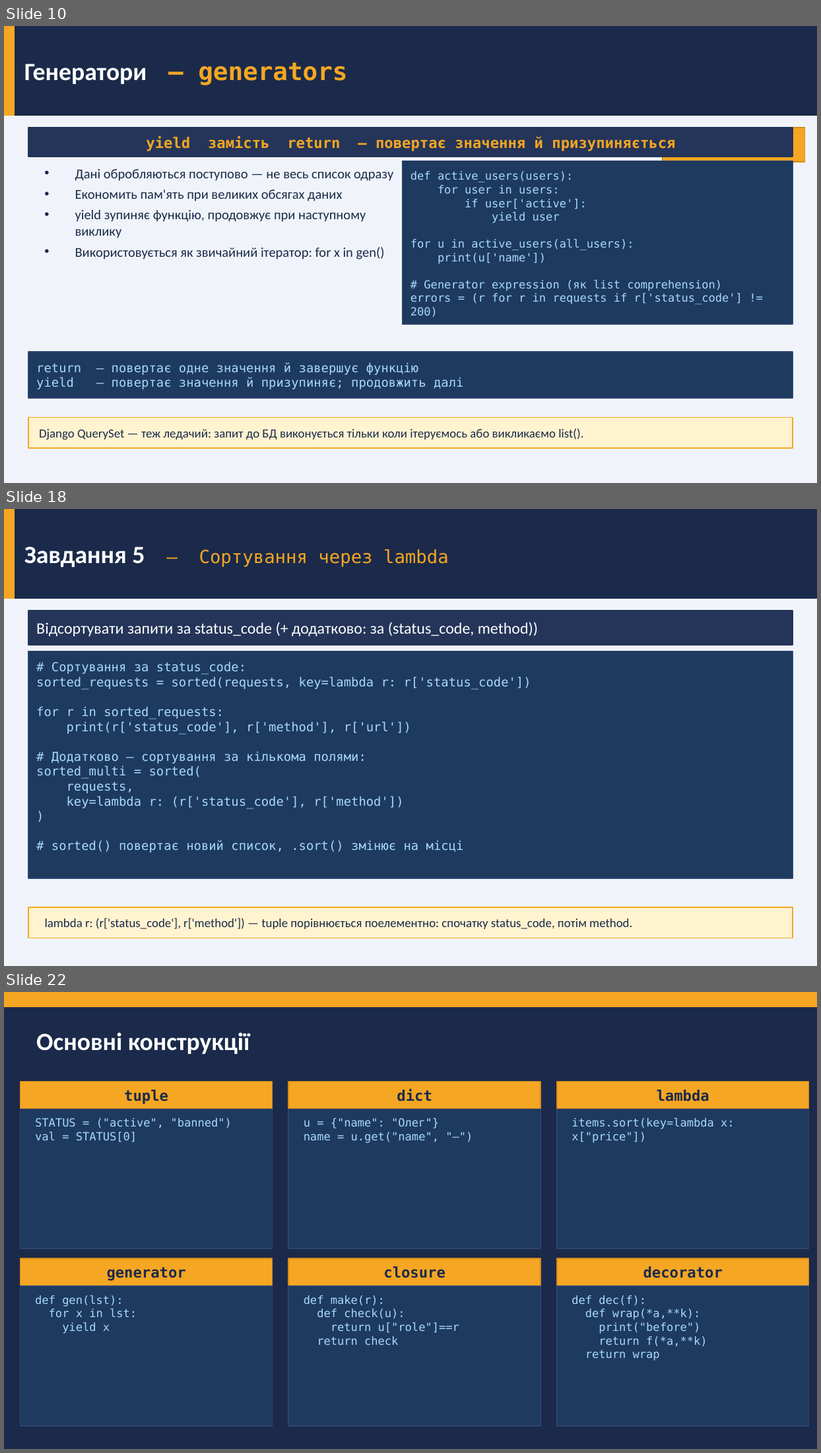
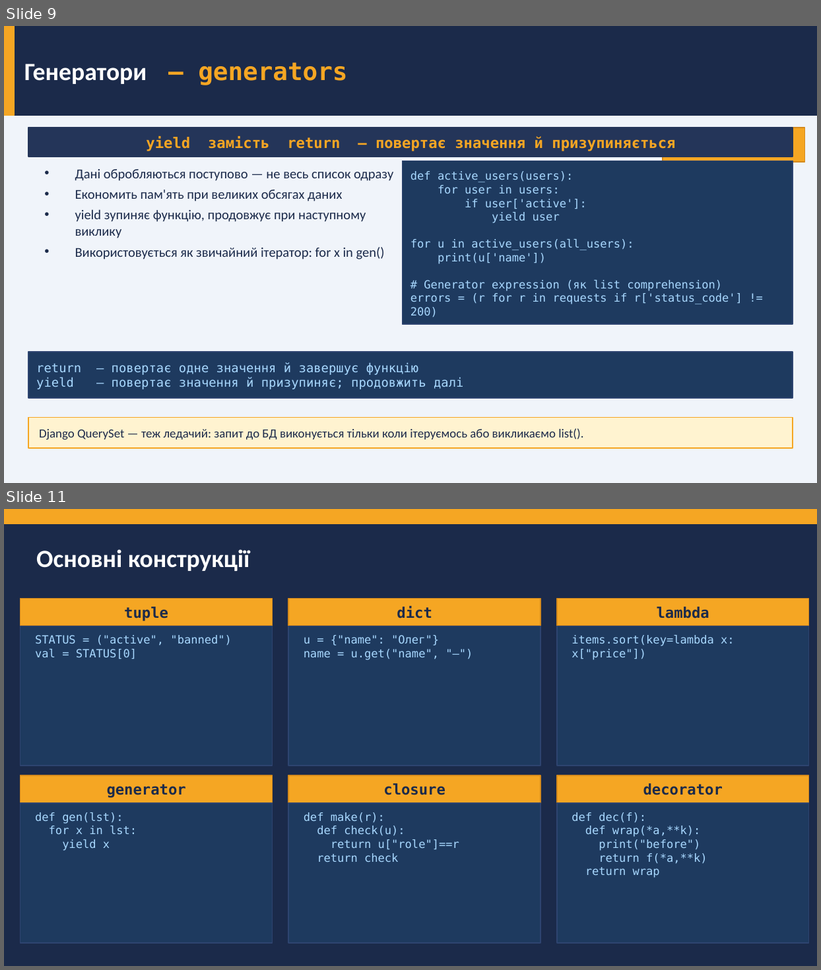
Before and after one commit to dmitriy-shtefan/python-back-2026, a slide deck: заняття_1/Заняття_1_Python_для_web_v2.pptx. Shown one above the other, each under a label of ours: slides 10, 18 and 22 before the commit, slides 9 and 11 after it; the slides between them are not shown. The pictures are 821x1453 and 821x970 pixels, drawn with LibreOffice and Linux fonts; fonts in the diff are those of the drawing. Boxes give left, top, right and bottom in pixels: in the first picture for what was removed or moved away, otherwise in the second. Text is boxed around its words. In the diff, an @@ line names an element or a change of style, - is before the commit and + after.

```diff
--- a/заняття_1/Заняття_1_Python_для_web_v2.pptx
+++ b/заняття_1/Заняття_1_Python_для_web_v2.pptx
@@ slide 18 removed at <box>4,509,817,966</box>, background #F0F4FA @@
@@ rectangle removed at <box>4,509,817,599</box> @@
@@ rectangle removed at <box>4,509,14,599</box> @@
@@ text removed at <box>24,547,449,567</box> @@
-Завдання 5 — Сортування через lambda
@@ rectangle removed at <box>28,611,793,645</box> @@
@@ text removed at <box>36,622,538,636</box> @@
-Відсортувати запити за status_code (+ додатково: за (status_code, method))
@@ rectangle removed at <box>28,652,793,879</box> @@
@@ text removed at <box>36,661,531,853</box> @@
-# Сортування за status_code:
-sorted_requests = sorted(requests, key=lambda r: r['status_code'])
-for r in sorted_requests:
-print(r['status_code'], r['method'], r['url'])
-# Додатково — сортування за кількома полями:
-sorted_multi = sorted(
-requests,
-key=lambda r: (r['status_code'], r['method'])
-)
-# sorted() повертає новий список, .sort() змінює на місці
@@ rectangle removed at <box>28,908,793,938</box> @@
@@ text removed at <box>45,918,632,929</box> @@
-lambda r: (r['status_code'], r['method']) — tuple порівнюється поелементно: спочатку status_code, потім method.
@@ what was slide 10 is now slide 9 @@
@@ what was slide 22 is now slide 11 @@
```
Also in this commit, not shown: 2 slides changed, 10 other slides removed, 5 other files.
